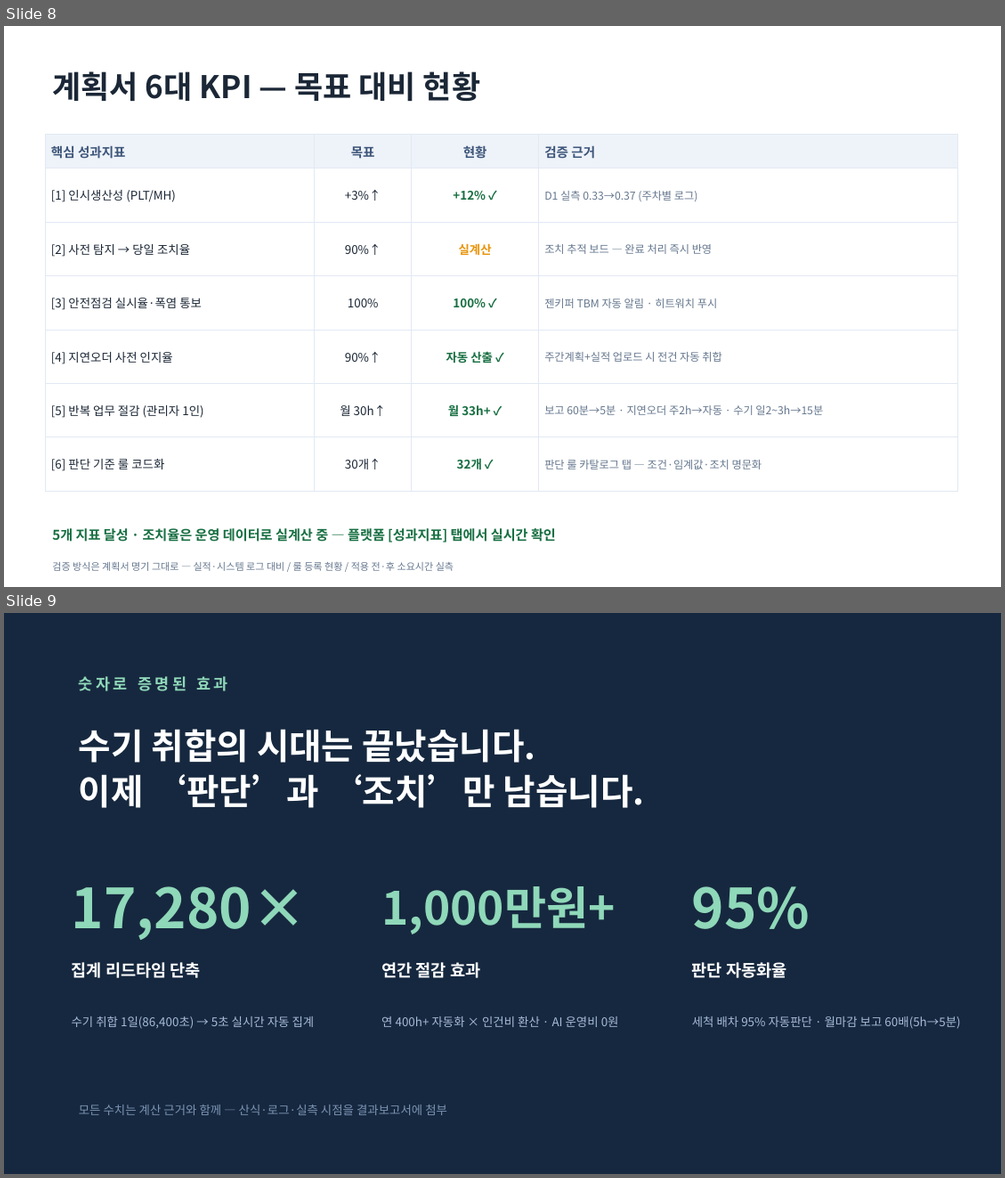
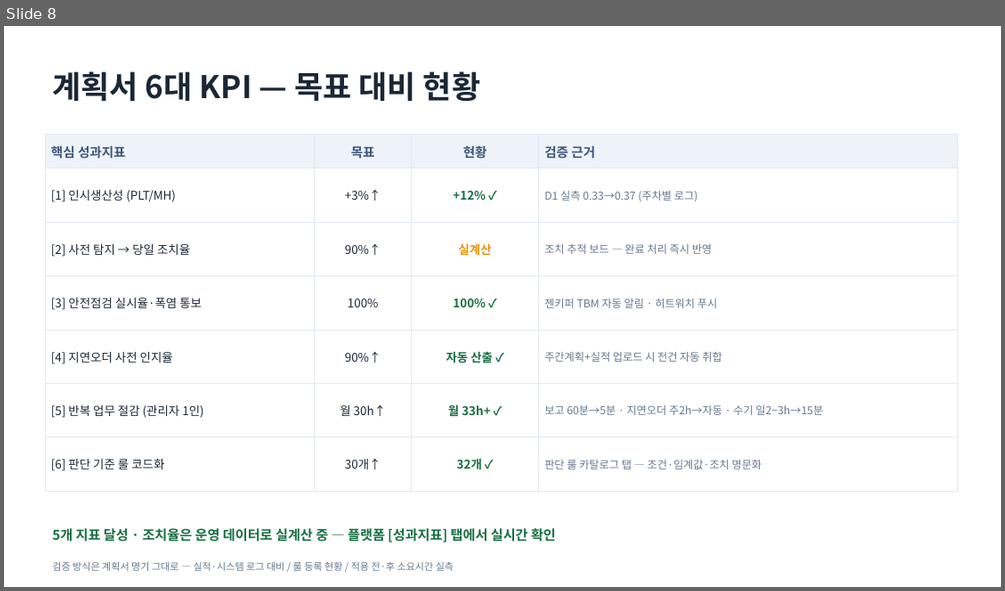
Before and after one commit to hodoo0831-coder/zenf-, a slide deck: ZEN_ZAIC_보고자료.pptx. Shown one above the other, each under a label of ours: slides 8 and 9 before the commit, slide 8 after it. The pictures are 1005x1178 and 1005x591 pixels, drawn with LibreOffice and Linux fonts; fonts in the diff are those of the drawing. Boxes give left, top, right and bottom in pixels: in the first picture for what was removed or moved away, otherwise in the second. Text is boxed around its words. In the diff, an @@ line names an element or a change of style, - is before the commit and + after.

```diff
--- a/ZEN_ZAIC_보고자료.pptx
+++ b/ZEN_ZAIC_보고자료.pptx
@@ slide 9 removed at <box>4,613,1001,1174</box>, background #16283F @@
@@ text removed at <box>79,676,228,691</box> @@
-숫자로 증명된 효과
@@ text removed at <box>79,729,645,808</box> @@
-수기 취합의 시대는 끝났습니다.
-이제 ‘판단’과 ‘조치’만 남습니다.
@@ text removed at <box>72,886,307,940</box> @@
-17,280×
@@ text removed at <box>381,886,615,934</box> @@
-1,000만원+
@@ text removed at <box>692,886,810,929</box> @@
-95%
@@ text removed at <box>72,962,201,978</box> @@
-집계 리드타임 단축
@@ text removed at <box>381,962,480,978</box> @@
-연간 절감 효과
@@ text removed at <box>692,962,787,978</box> @@
-판단 자동화율
@@ text removed at <box>72,1016,315,1029</box> @@
-수기 취합 1일(86,400초) → 5초 실시간 자동 집계
@@ text removed at <box>381,1016,619,1027</box> @@
-연 400h+ 자동화 × 인건비 환산 · AI 운영비 0원
@@ text removed at <box>692,1016,960,1029</box> @@
-세척 배차 95% 자동판단 · 월마감 보고 60배(5h→5분)
@@ text removed at <box>79,1104,447,1115</box> @@
-모든 수치는 계산 근거와 함께 — 산식·로그·실측 시점을 결과보고서에 첨부
```
Also in this commit, not shown: 1 slide changed, 1 slide added.
